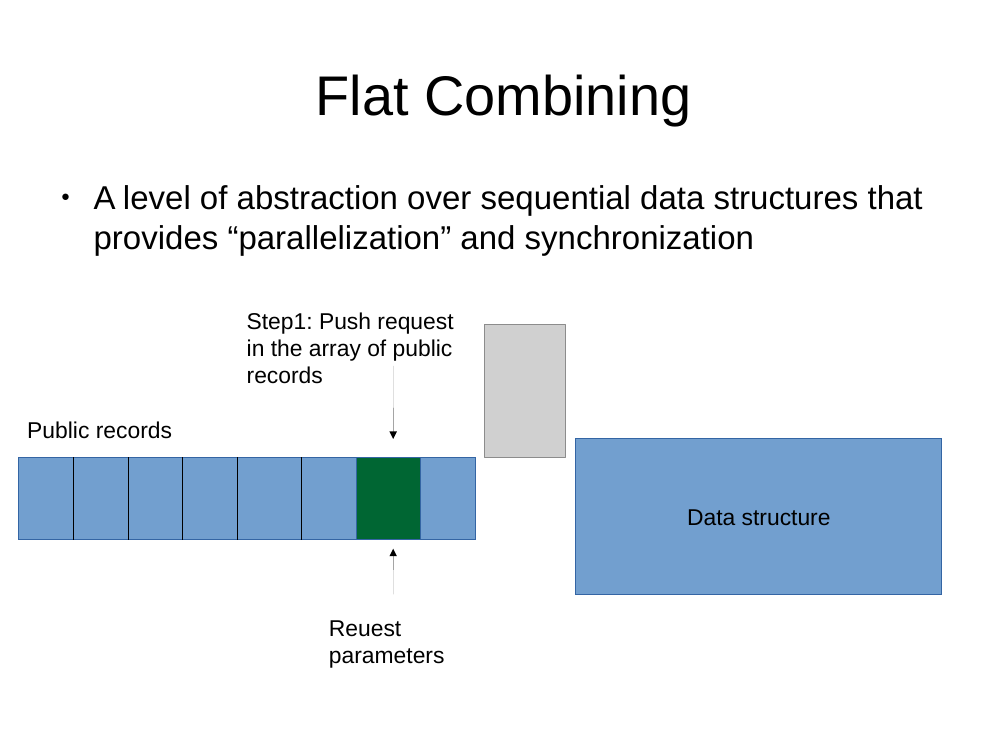
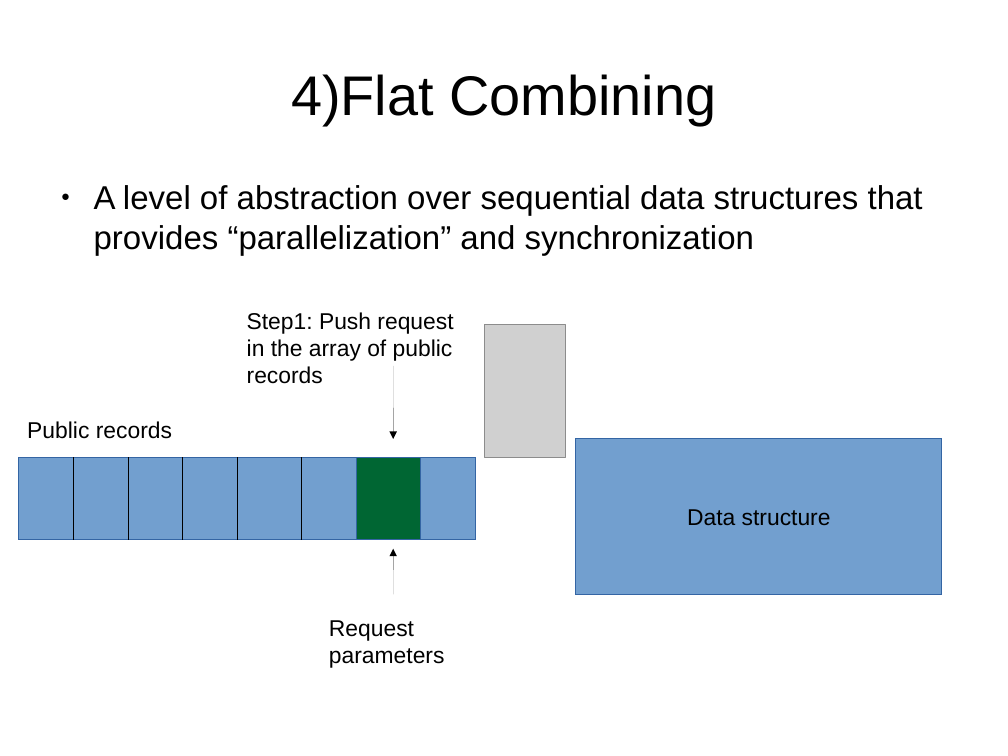
Before and after one commit to mpastyl/my_thesis, a slide deck: slide 37 of presentation.odp. Drawn at 1008x756 pixels with LibreOffice and Linux fonts; fonts in the diff are those of the drawing; grey boxes stand for pictures. Boxes give left, top, right and bottom in pixels: in the first picture for what was removed or moved away, otherwise in the second. Text is boxed around its words. In the diff, an @@ line names an element or a change of style, - is before the commit and + after.

```diff
--- a/presentation.odp
+++ b/presentation.odp
@@ title at bbox=[291, 74, 716, 125]: text changed @@
-Flat Combining
+4)Flat Combining
@@ text at bbox=[329, 620, 445, 668]: text changed @@
-Reuest parameters
+Request parameters
```
Also in this commit, not shown: 6 other slides changed, 2 slides added, 2 slides removed.
